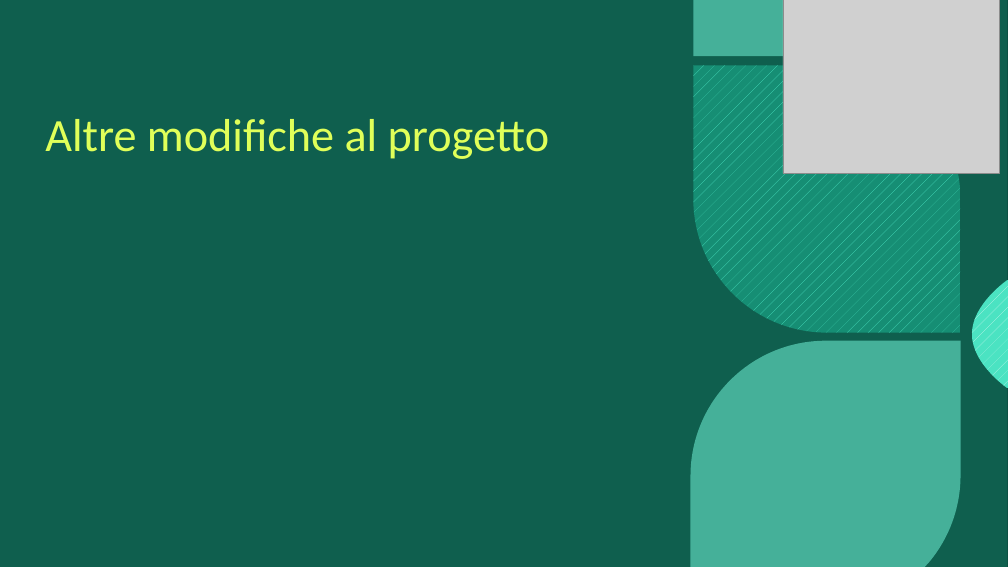
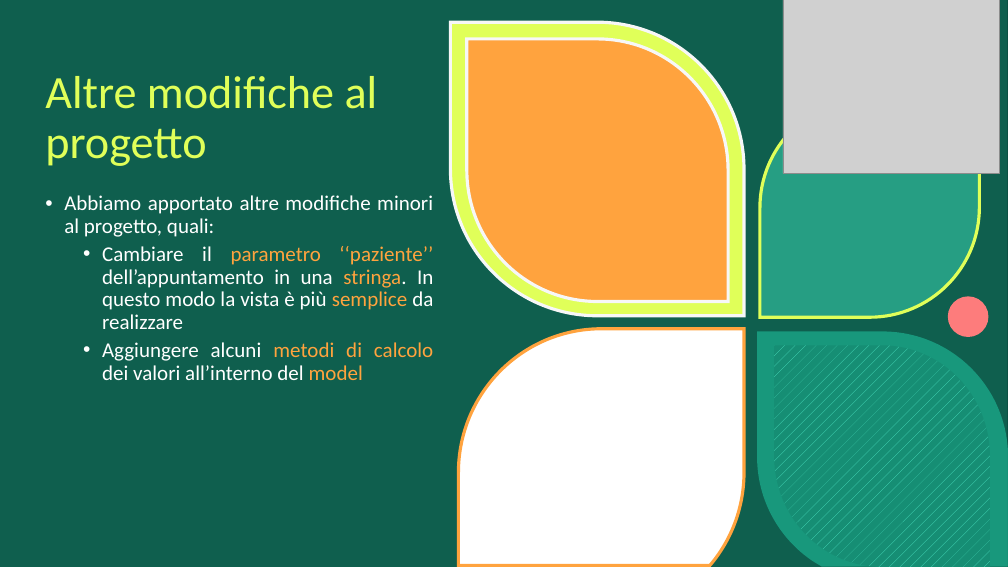
Before and after one commit to DeborohNoah/IngSoft, a slide deck: slide 18 of Presentazione_IngSoft.pptx. Drawn at 1008x567 pixels with LibreOffice and Linux fonts; fonts in the diff are those of the drawing; grey boxes stand for pictures; background and template pictures are left out. Boxes give left, top, right and bottom in pixels: in the first picture for what was removed or moved away, otherwise in the second. Text is boxed around its words. In the diff, an @@ line names an element or a change of style, - is before the commit and + after.

```diff
--- a/Presentazione_IngSoft.pptx
+++ b/Presentazione_IngSoft.pptx
@@ rectangle removed at (0,0,1008,567) @@
@@ rectangle added at (0,0,1008,567), fill #09392F @@
@@ rectangle added at (0,0,1008,567), fill #18997E at 40% opacity @@
@@ freeform shape added at (467,39,728,301), fill #FFA33E, outline #F7F7F7 3 pt @@
@@ title "Altre modifiche al progetto" rewrapped from (45,119,549,159) to (45,76,378,166) @@
@@ freeform shape removed at (693,66,960,333) @@
@@ text added at (64,195,433,380), 20 pt, text #FFFFFF @@
+• Abbiamo apportato altre modifiche minori al progetto, quali:
+  • Cambiare il parametro ‘‘paziente’’ dell’appuntamento in una stringa. In questo modo la vista è più semplice da realizzare
+  • Aggiungere alcuni metodi di calcolo dei valori all’interno del model
@@ group added at (451,22,1008,567): 5 freeform shapes, 1 ellipse @@
```
Also in this commit, not shown: 3 other slides changed.
